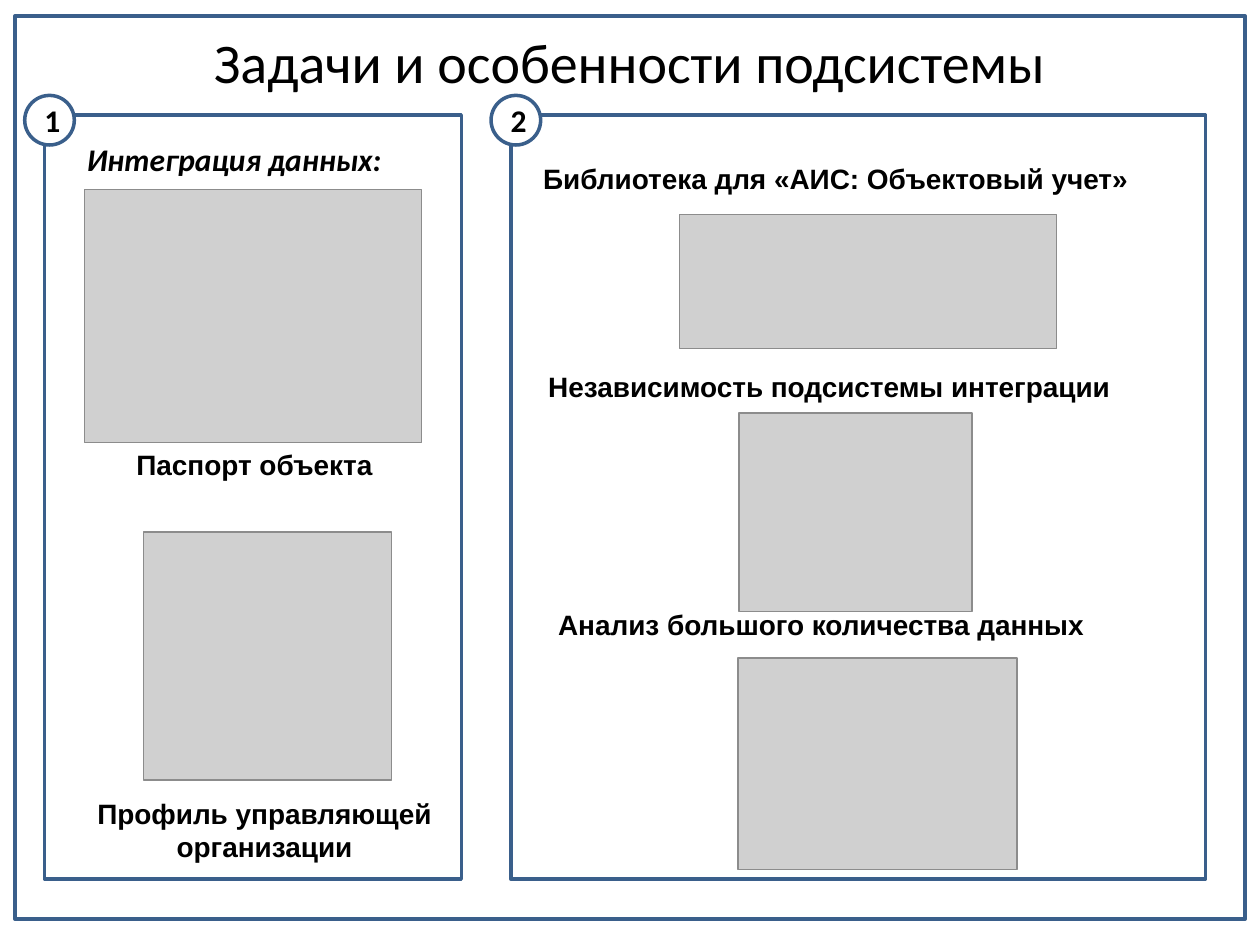
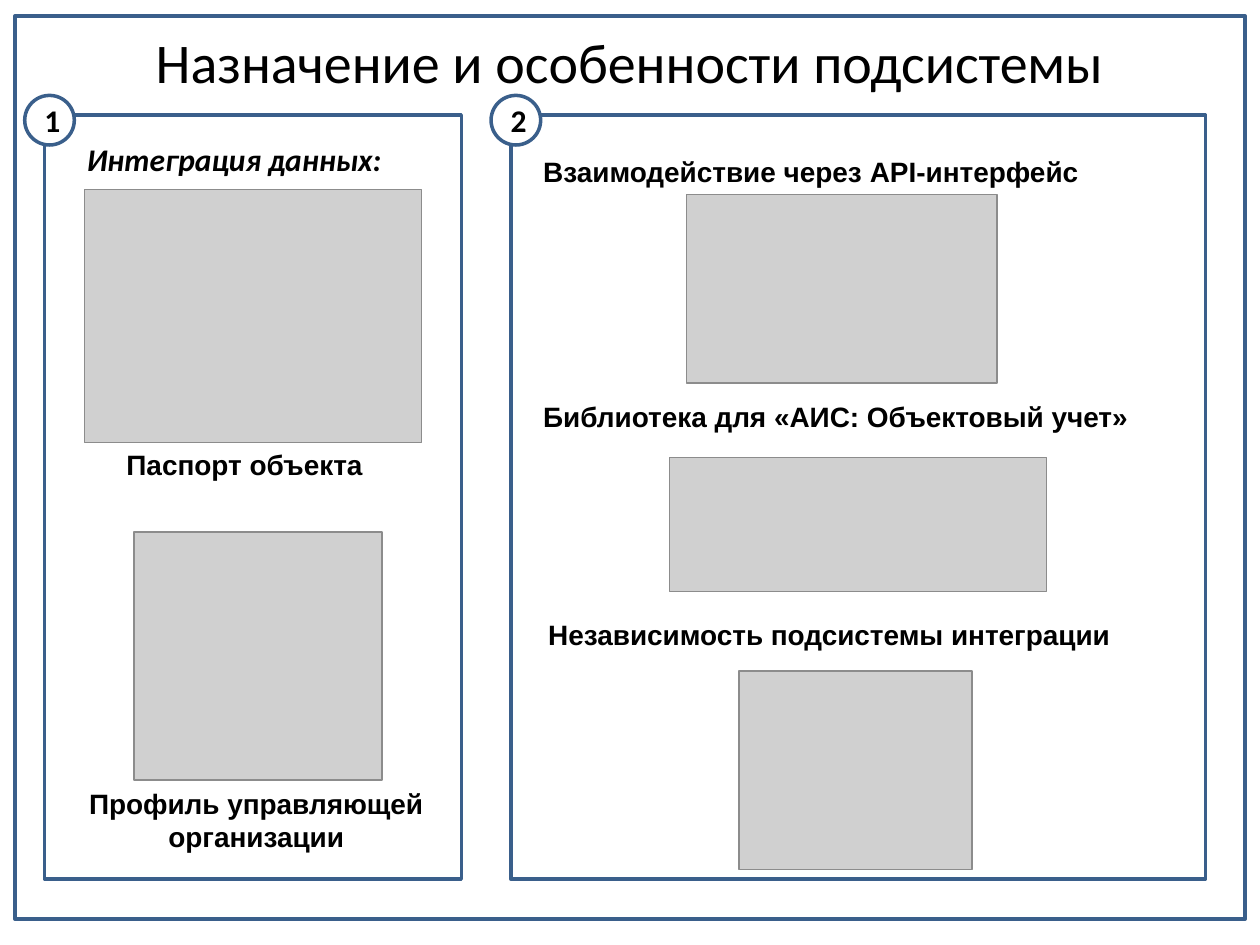
Before and after one commit to Alexeyyy/Diploma_doc, a slide deck: slide 4 of Презентация/Боевая/Подсистема_интеграции_4.pptx. Drawn at 1260x945 pixels with LibreOffice and Linux fonts; fonts in the diff are those of the drawing; grey boxes stand for pictures. Boxes give left, top, right and bottom in pixels: in the first picture for what was removed or moved away, otherwise in the second. Text is boxed around its words. In the diff, an @@ line names an element or a change of style, - is before the commit and + after.

```diff
--- a/Презентация/Боевая/Подсистема_интеграции_4.pptx
+++ b/Презентация/Боевая/Подсистема_интеграции_4.pptx
@@ text at [156, 45, 1102, 96]: text changed @@
-Задачи и особенности подсистемы
+Назначение и особенности подсистемы
@@ text added at [543, 161, 1078, 187], 16 pt, text #000000, bold @@
+Взаимодействие через API-интерфейс
@@ picture added at [687, 195, 998, 384] @@
@@ text "Библиотека для «АИС: Объектовый учет»": place and size @@
-text "Библиотека для «АИС: Объектовый учет»" at [543, 168, 1128, 194]
+text "Библиотека для «АИС: Объектовый учет»" at [543, 406, 1128, 432]
@@ text "Паспорт объекта": place and size @@
-text "Паспорт объекта" at [136, 454, 372, 480]
+text "Паспорт объекта" at [126, 454, 363, 480]
@@ picture: place and size @@
-picture at [679, 214, 1056, 349]
+picture at [669, 457, 1046, 592]
@@ picture: place and size @@
-picture at [144, 532, 392, 780]
+picture at [134, 532, 382, 780]
@@ text "Независимость подсистемы интеграции": place and size @@
-text "Независимость подсистемы интеграции" at [548, 377, 1110, 402]
+text "Независимость подсистемы интеграции" at [548, 625, 1110, 650]
@@ text removed at [558, 614, 1083, 640] @@
-Анализ большого количества данных
@@ picture removed at [738, 658, 1017, 869] @@
@@ picture: place and size @@
-picture at [740, 413, 973, 611]
+picture at [740, 670, 973, 868]
@@ text "Профиль управляющей": place and size @@
-text "Профиль управляющей" at [97, 803, 432, 863]
+text "Профиль управляющей" at [89, 793, 423, 853]
```
Also in this commit, not shown: 2 other slides changed, 1 other file.
